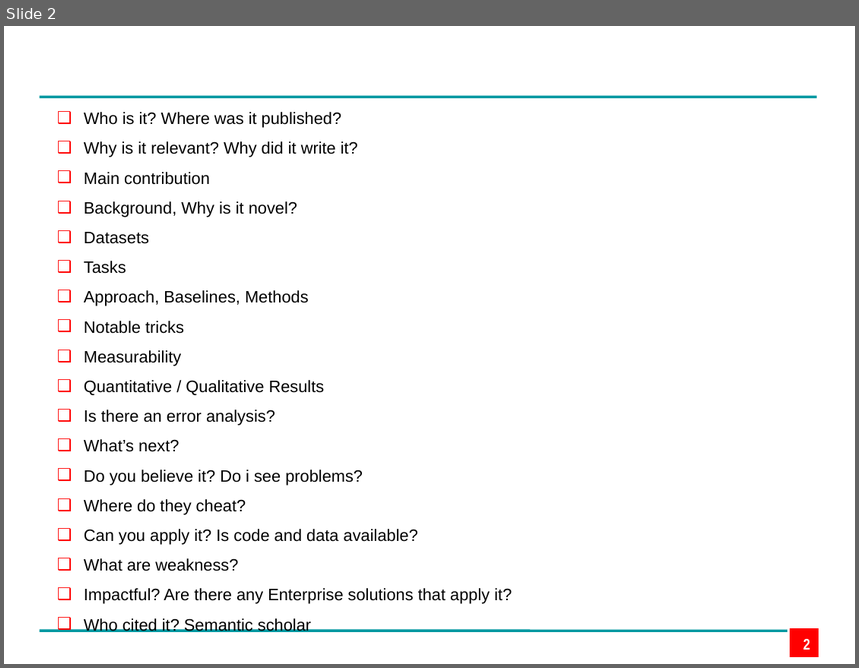
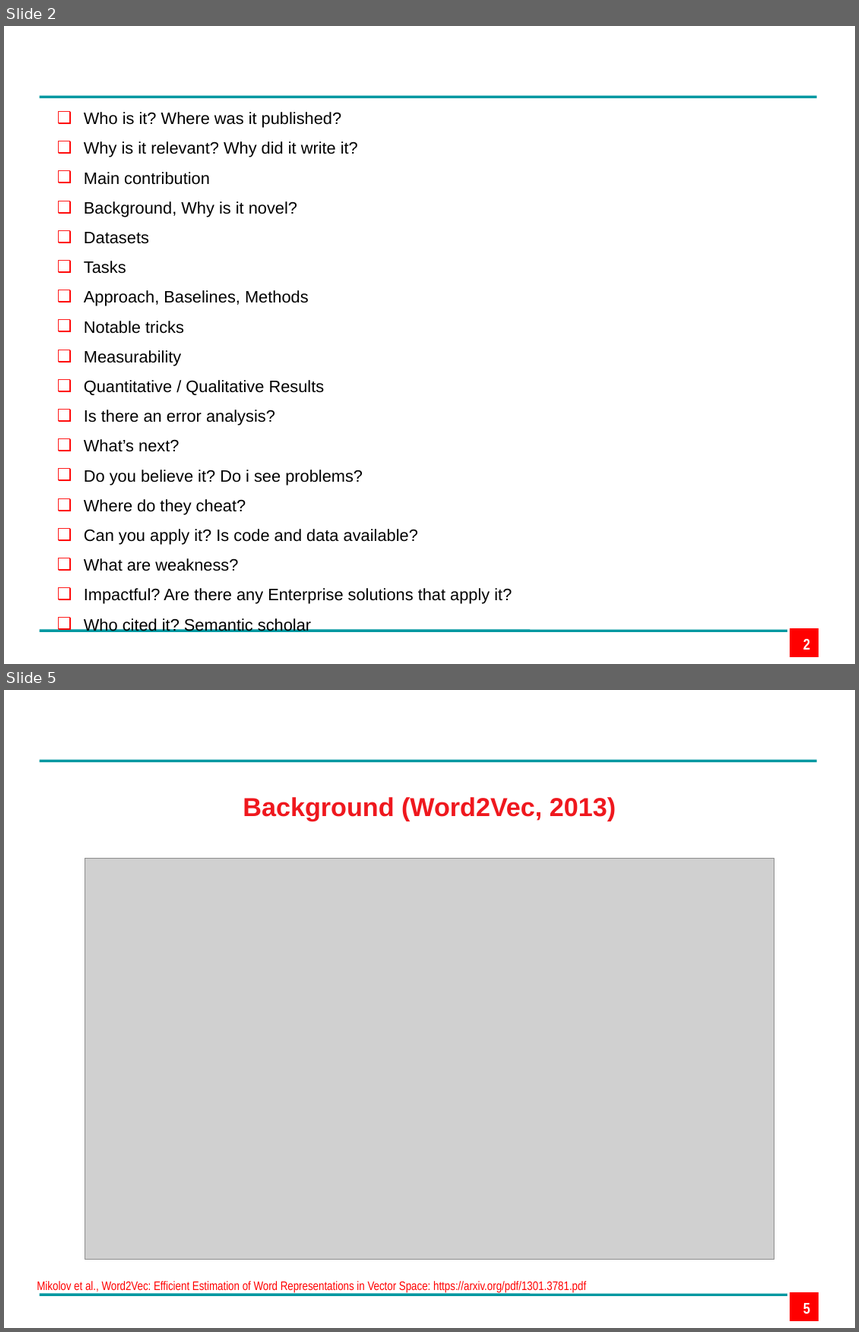
Before and after one commit to edpape007/NLP, a slide deck: Presentation_Subword.pptx. Shown one above the other, each under a label of ours: slide 2 before the commit, slides 2 and 5 after it; the slides between them are not shown. The pictures are 859x668 and 859x1332 pixels, drawn with LibreOffice and Linux fonts; fonts in the diff are those of the drawing; grey boxes stand for pictures; background and template pictures are left out. Boxes give left, top, right and bottom in pixels: in the first picture for what was removed or moved away, otherwise in the second. Text is boxed around its words. In the diff, an @@ line names an element or a change of style, - is before the commit and + after.

Commit message:
Updated background and subword slides

```diff
--- a/Presentation_Subword.pptx
+++ b/Presentation_Subword.pptx
@@ slide 5 added at bbox=[4, 690, 855, 1328], background #FFFFFF; not listed: 3 template elements that a slide beside it also shows @@
@@ text added at bbox=[243, 797, 616, 821], 22 pt, text #EF181E, bold @@
+Background (Word2Vec, 2013)
@@ picture added at bbox=[85, 859, 775, 1259] @@
@@ text added at bbox=[37, 1281, 586, 1293], 10.5 pt, text #FF0000 @@
+Mikolov et al., Word2Vec: Efficient Estimation of Word Representations in Vector Space: https://arxiv.org/pdf/1301.3781.pdf
@@ page number added at bbox=[804, 1303, 810, 1314], 13 pt, text #FFFFFF, bold @@
+5
```
Also in this commit, not shown: 5 slides changed, 3 other slides added, 4 slides removed.
